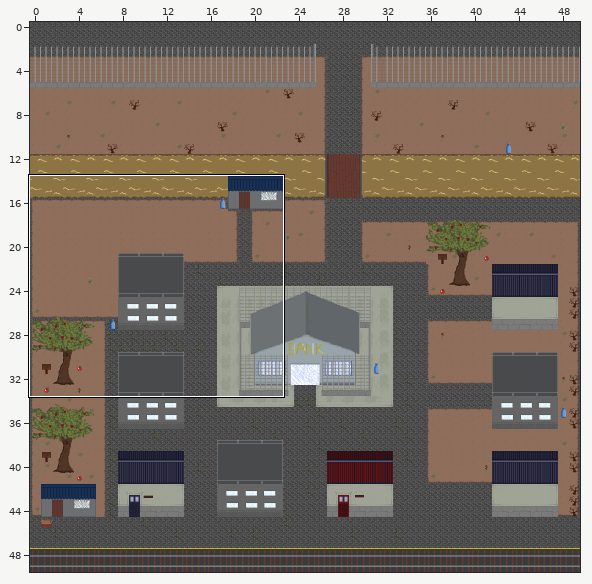
Level history. Tiled map: game-design/map0.tmx. The picture above shows the old version from afar; the outline marks the close-up.
Close-up. Before the commit:
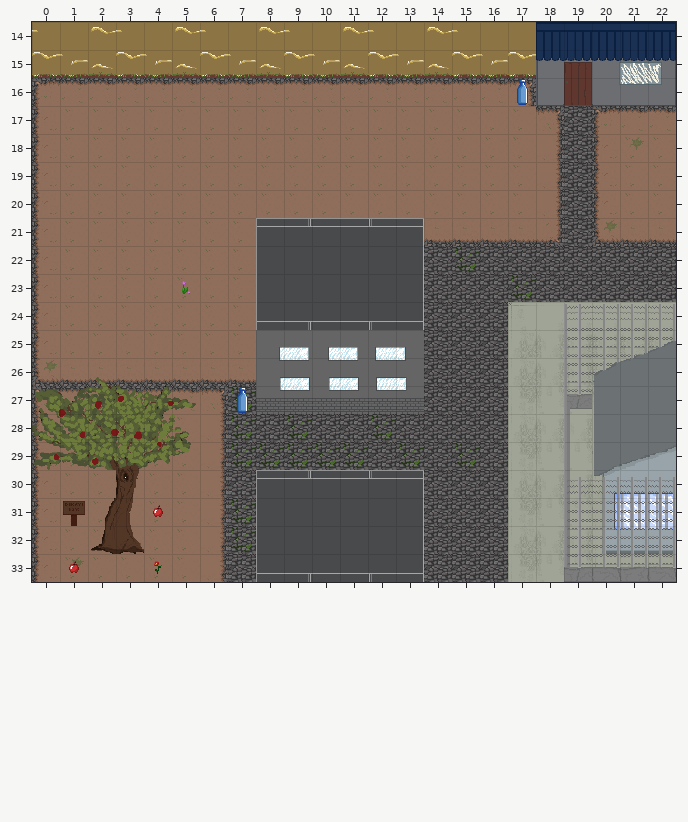
Cells are 32x32 px. Shown: x 0..22, y 14..33. The commit also changed other parts of the map, which this record leaves out. Tiles whose own drawing changed are shown in their newer look in all pictures.
Once edited:
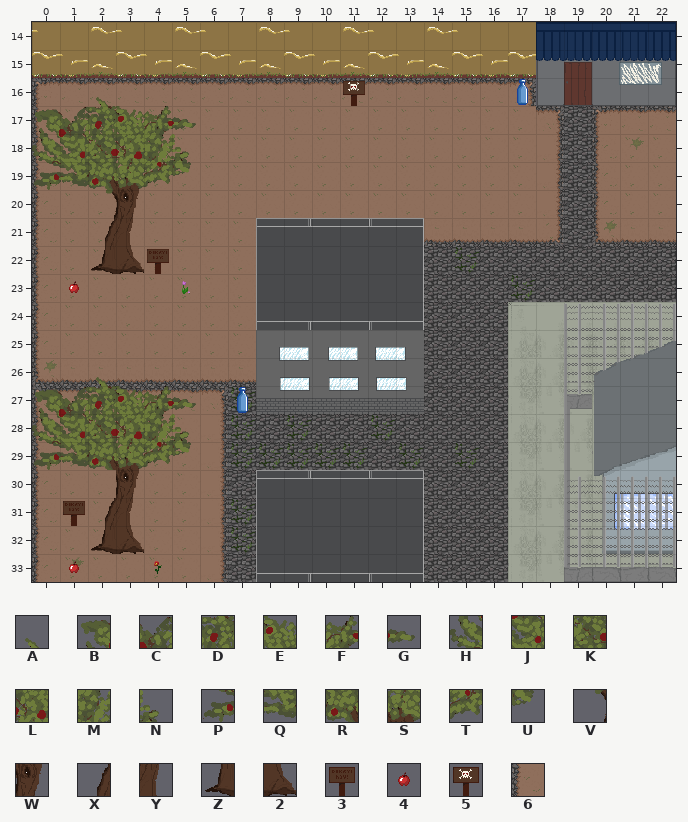
Key: from "real_tileset": A 12, B 26, C 27, D 28, E 29, F 30, G 31, H 42, J 43, K 44, L 45, M 46, N 47, P 58, Q 59, R 60, S 61, T 62, U 63, V 76, W 77, X 92, Y 93, Z 108, 2 109, 3 140, 4 142, 5 156, 6 216.
_ is an empty cell.
Tiles replaced or removed in this view: 4, 6.
Tiles of an added or newly shown layer are drawn over the layers below it.
The exact change:
Changed rows in their new state; . is an unchanged cell.
Layer "ground":
first column x 0:
17 6
18 6
19 6
Layer "background":
first column x 1:
23 4
first column x 4:
31 _
Layer "walls":
first column x 0:
16 ..A...
17 BCDEFG
18 HJKLMN
19 PQRSTU
20 ..VW..
21 ..XY..
22 ..Z2..
Layer "signs":
first column x 4:
22 3
Layer "signs2" (added):
first column x 11:
16 5
Boxes around the changes in both close-ups, in picture pixels (x1, y1, x2, y2):
changed: (32, 97, 196, 293)
added: (343, 81, 365, 106)
removed: (153, 505, 163, 517)
